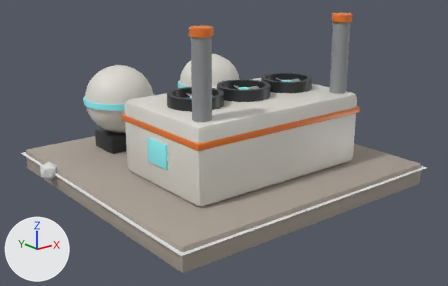
The glTF model res/models/placement/oxygen/oxygen_generator_2x2.gltf: old version first, new version second.
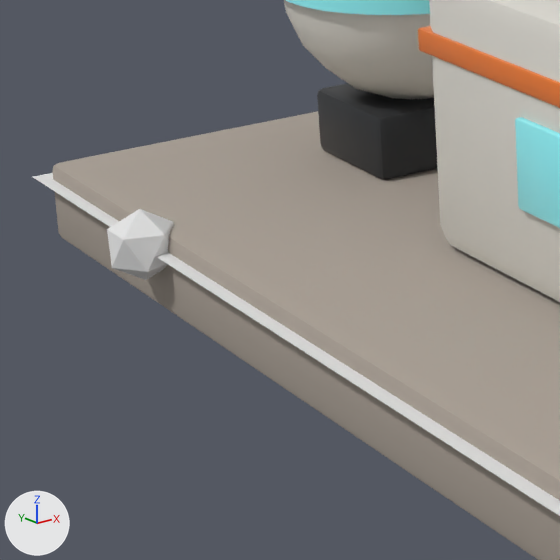
Old and new are each drawn whole from a 50 mm camera at (-5.0, -6.41, 2.79) aimed at (-0.06, -0.23, 0.31) and again close up on the part from 3% to 35% of the width and 37% to 89% of the height. Arrows for +X, +Y and +Z are at lower left; the lights stay in place. The last two pictures show the newer version. Where no turn or scale is listed for an object, it has been applied to the vertices.

Names of what the first close-up shows: '%P%AnchorOut', '%P%Footprint', 'OxygenGenerator'.
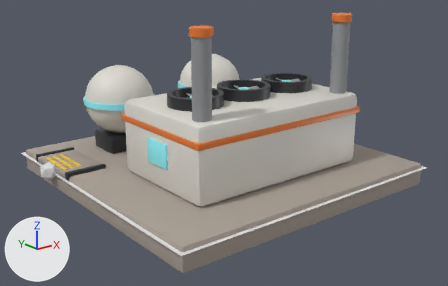
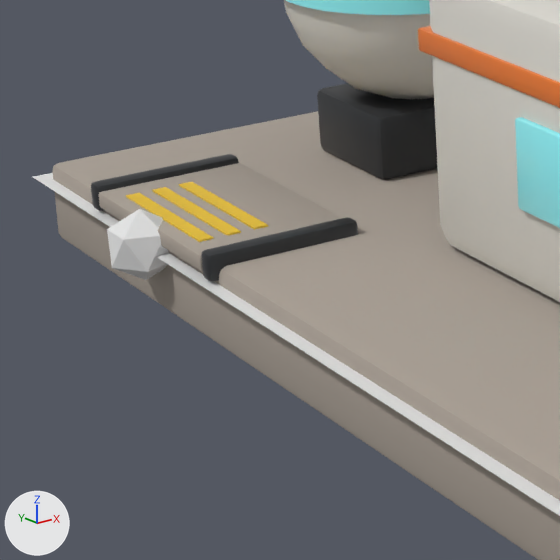
Where the change shows, as pixel boxes [x1, y1, x2, y2] in the close-ups (560 x 560 px):
```json
{"object": "%V%AnchorOut+", "change": "added", "after": [91, 154, 358, 282], "faces in mat_concrete (grey #aaa095)": [99, 163, 342, 271], "faces in mat_frame_graphite (dark grey #35373a)": [91, 154, 358, 282], "faces in mat_hazard_yellow (yellow #edc427)": [126, 182, 268, 242]}
```

Edits to the scene script, one JSON object a line:
```json
{"op": "add", "block": "mat_hazard_yellow", "code": ["mat_hazard_yellow = principled_material('Hazard_Yellow')", "mat_hazard_yellow.base_color = (0.85, 0.55, 0.02)  # yellow #edc427"]}
{"op": "add", "block": "me_v_anchorout", "code": ["me_v_anchorout = bpy.data.meshes.new('%V%AnchorOut+')", "me_v_anchorout.from_pydata(...)  # 192 vertices, 360 faces; spans x -1.98..-1.43, y 0.51..1.49, z 0.01..0.11", "# faces by material slot: [108, 216, 36]", "me_v_anchorout.materials.append(mat_concrete)  # grey #aaa095", "me_v_anchorout.materials.append(mat_frame_graphite)  # dark grey #35373a", "me_v_anchorout.materials.append(mat_hazard_yellow)  # yellow #edc427"]}
{"op": "add", "block": "ob_v_anchorout", "code": ["ob_v_anchorout = bpy.data.objects.new('%V%AnchorOut+', me_v_anchorout)", "ob_v_anchorout.location = (0.0, 0.0, 0.0)"]}
```
